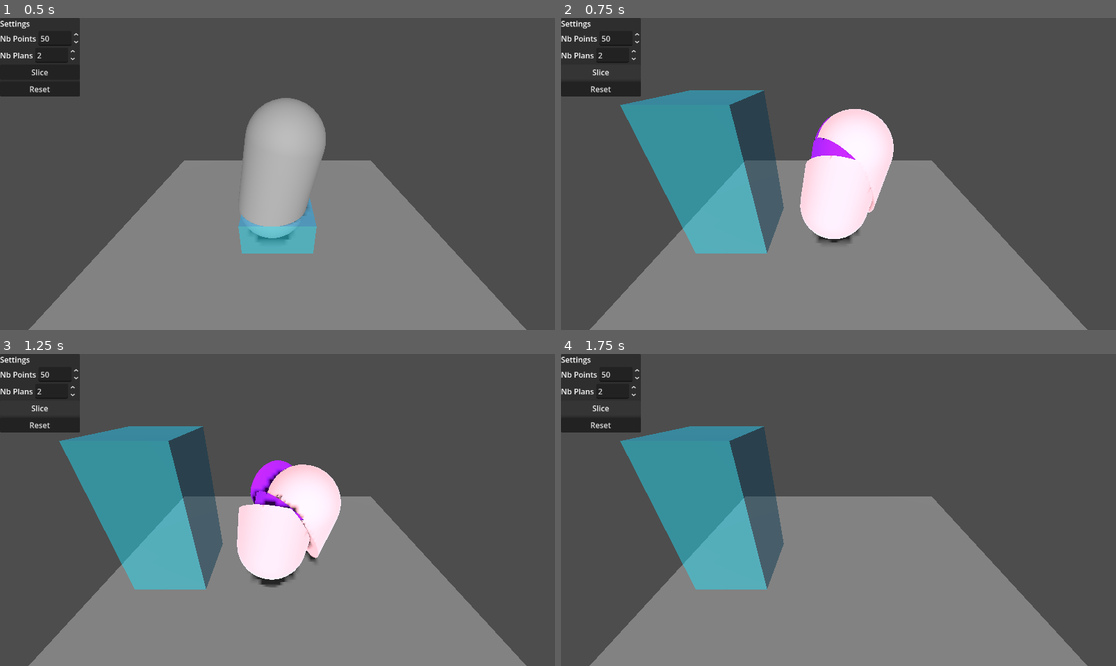
Above: before the commit, frames 1-4 (two rows, left to right).
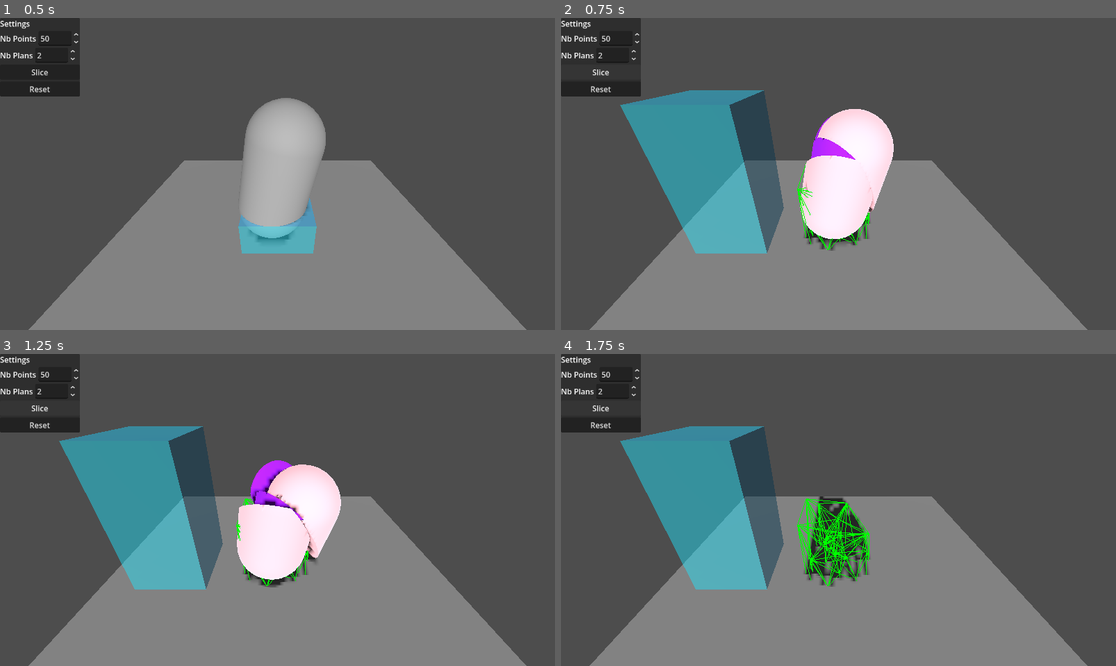
Above: after the commit, the same moments.

Repository: Rashnain/TER-2026
Game: Godot game, scene res://scenes/test.tscn
Two runs of this game, one before a commit and one after it. Both use one fixed random seed, a clock stepped at 60 frames per second and the inputs below.
Inputs:
- Up to frame 1 (0.5 s): no input
- Up to frame 2 (0.75 s): click "Slice" at 0.5 s
- Up to frame 3 (1.25 s): no input
- Up to frame 4 (1.75 s): click "Slice" at 1.25 s

Frame 1 is identical in both runs. In frame 2, 0.4% of the frame differs, in the area x 42-57%, y 46-75%; in frame 3, 0.2%; in frame 4, 2.5%, in the area x 42-56%, y 45-75%.
Error before the commit: Cannot call method 'get_aabb' on a previously freed instance. (res://scripts/slicer.gd:225)
Error after the commit: Cannot call method 'get_aabb' on a previously freed instance. (res://scripts/slicer.gd:234)

Commit message:
Add Delaunay Tetrahedralization using Bowyer Watson Algorithm

Diff:
--- /dev/null
+++ b/projet/ter/scripts/bowyer_watson.gd
@@ -0,0 +1,195 @@
+extends Node3D
+
+class_name BowyerWatson3D
+
+class Edge:
+	var a: int
+	var b: int
+
+	func _init(a_: int, b_: int) -> void:
+		self.a = a_
+		self.b = b_
+
+	func equals(edge: Edge) -> bool:
+		return a == edge.a and b == edge.b
+
+class Face:
+	var a: int
+	var b: int
+	var c: int
+
+	func _init(a_: int, b_: int, c_: int) -> void:
+		var arr := [a_, b_, c_]
+		arr.sort()
+		self.a = arr[0]
+		self.b = arr[1]
+		self.c = arr[2]
+
+	func equals(face: Face) -> bool:
+		return a == face.a and b == face.b and c == face.b
+
+	func key() -> String:
+		return "%d_%d_%d" % [a, b, c]
+
+class Tetrahedron:
+	var a: int
+	var b: int
+	var c: int
+	var d: int
+
+	var circumcenter: Vector3
+	var circumradius: float
+
+	func _init(a_: int, b_: int, c_: int, d_: int, points: Array[Vector3]) -> void:
+		self.a = a_
+		self.b = b_
+		self.c = c_
+		self.d = d_
+		compute_circumsphere(points)
+
+	func compute_circumsphere(points: Array[Vector3]) -> void:
+		var v0: Vector3 = points[a]
+		var v1: Vector3 = points[b]
+		var v2: Vector3 = points[c]
+		var v3: Vector3 = points[d]
+
+		var row1: Vector3 = v1 - v0
+		var squareLen1: float = row1.length_squared()
+		var row2: Vector3 = v2 - v0
+		var squareLen2: float = row2.length_squared()
+		var row3: Vector3 = v3 - v0
+		var squareLen3: float = row3.length_squared()
+
+		var det: float = row1.x * (row2.y * row3.z - row3.y * row2.z) - row1.y * (row2.x * row3.z - row3.x * row2.z) + row1.z * (row2.x * row3.y - row3.x * row2.y)
+
+		var invDet: float = 1.0 / (2 * det)
+		circumcenter = v0 + invDet * (squareLen3 * (row1.cross(row2)) + squareLen2 * (row3.cross(row1)) + squareLen1 * (row2.cross(row3)))
+
+		circumradius = (circumcenter - v0).length()
+
+
+var points: PackedVector3Array = []
+var tetrahedralization: Array[Tetrahedron] = []
+
+func bowyer_watson(point_list: PackedVector3Array) -> void:
+	points = point_list.duplicate()
+	tetrahedralization.clear()
+
+	var super_tet_indices = _create_super_tetrahedron()
+
+	for i in range(points.size() - 4):
+		_insert_one_point(i)
+
+	var to_remove: Array[Tetrahedron] = []
+
+	for t in tetrahedralization:
+		if t.a in super_tet_indices or t.b in super_tet_indices or t.c in super_tet_indices or t.d in super_tet_indices:
+			to_remove.append(t)
+
+	for t in to_remove:
+		tetrahedralization.erase(t)
+
+
+func _create_super_tetrahedron() -> Array:
+	var min_v = points[0]
+	var max_v = points[0]
+
+	for v in points:
+		min_v = min_v.min(v)
+		max_v = max_v.max(v)
+
+	var size = (max_v - min_v).length() * 10.0
+	var center = (min_v + max_v) * 0.5
+
+	var i0 = points.size()
+	points.append(center + Vector3(-size, -size, -size))
+
+	var i1 = points.size()
+	points.append(center + Vector3(size, -size, size))
+
+	var i2 = points.size()
+	points.append(center + Vector3(-size, size, size))
+
+	var i3 = points.size()
+	points.append(center + Vector3(size, size, -size))
+
+	var super_tet = Tetrahedron.new(i0, i1, i2, i3, points)
+	tetrahedralization.append(super_tet)
+
+	return [i0, i1, i2, i3]
+
+func _insert_one_point(point_index: int):
+	var point = points[point_index]
+	var bad_tets: Array[Tetrahedron] = []
+
+	for t in tetrahedralization:
+		if point.distance_to(t.circumcenter) < t.circumradius:
+			bad_tets.append(t)
+
+	var face_count: Dictionary[String, int] = {}
+
+	for t in bad_tets:
+		var faces: Array[Face] = [
+			Face.new(t.a, t.b, t.c),
+			Face.new(t.a, t.b, t.d),
+			Face.new(t.a, t.c, t.d),
+			Face.new(t.b, t.c, t.d)
+		]
+
+		for f in faces:
+			var k: String = f.key()
+			if face_count.has(k):
+				face_count[k] += 1
+			else:
+				face_count[k] = 1
+
+	for t in bad_tets:
+		tetrahedralization.erase(t)
+
+	for key in face_count.keys():
+		if face_count[key] == 1:
+			var parts = key.split("_")
+			var a = int(parts[0])
+			var b = int(parts[1])
+			var c = int(parts[2])
+
+			var new_tet = Tetrahedron.new(a, b, c, point_index, points)
+			tetrahedralization.append(new_tet)
+
+func create_debug_mesh() -> MeshInstance3D:
+	var mesh := ImmediateMesh.new()
+	mesh.clear_surfaces()
+
+	mesh.surface_begin(Mesh.PRIMITIVE_LINES)
+
+	for t in tetrahedralization:
+		var vertices = [
+			points[t.a],
+			points[t.b],
+			points[t.c],
+			points[t.d]
+		]
+
+		_draw_edge(mesh, vertices[0], vertices[1])
+		_draw_edge(mesh, vertices[0], vertices[2])
+		_draw_edge(mesh, vertices[0], vertices[3])
+		_draw_edge(mesh, vertices[1], vertices[2])
+		_draw_edge(mesh, vertices[1], vertices[3])
+		_draw_edge(mesh, vertices[2], vertices[3])
+
+	mesh.surface_end()
+
+	var instance := MeshInstance3D.new()
+	instance.mesh = mesh
+
+	var mat := StandardMaterial3D.new()
+	mat.shading_mode = BaseMaterial3D.SHADING_MODE_UNSHADED
+	mat.albedo_color = Color.GREEN
+	instance.material_override = mat
+
+	return instance
+
+
+func _draw_edge(mesh: ImmediateMesh, a: Vector3, b: Vector3):
+	mesh.surface_add_vertex(a)
+	mesh.surface_add_vertex(b)
--- a/projet/ter/scripts/slicer.gd
+++ b/projet/ter/scripts/slicer.gd
@@ -13,6 +13,8 @@
 @onready var depth_spin: SpinBox = %DepthSpinBox
 
 var original_mesh_instance: MeshInstance3D
+var bowyer_watson: BowyerWatson3D
+var tetrahedralization_debug_mesh: Node3D
 
 func slice_object(mesh_instance: MeshInstance3D, points: PackedVector3Array, depth: int):
 	if depth <= 0 or mesh_instance == null:
@@ -190,6 +192,11 @@
 		points_node.add_child(new_point)
 	base_point.visible = false
 
+func show_tetrahedralization(points: PackedVector3Array):
+	bowyer_watson.bowyer_watson(points)
+	tetrahedralization_debug_mesh = bowyer_watson.create_debug_mesh()
+	add_child(tetrahedralization_debug_mesh)
+
 func plane_from_points(points: PackedVector3Array) -> Plane:
 	# pick two points and return a plane
 	if points.size() >= 2:
@@ -212,6 +219,8 @@
 
 
 func _ready():
+	bowyer_watson = BowyerWatson3D.new()
+	add_child(bowyer_watson)
 	original_mesh_instance = mesh_to_cut.get_node("MeshInstance3D")
 	points_spin.value = 50 #valeurs par defaut
 	depth_spin.value = 2
@@ -229,6 +238,7 @@
 	var voronoi_points: PackedVector3Array = []
 	sample_aabb(voronoi_points, nb_points)
 	show_points(voronoi_points)
+	show_tetrahedralization(voronoi_points)
 	slice_object(original_mesh_instance, voronoi_points, depth)
 
 func reset_scene():
Not shown, added: projet/ter/scripts/bowyer_watson.gd.uid
